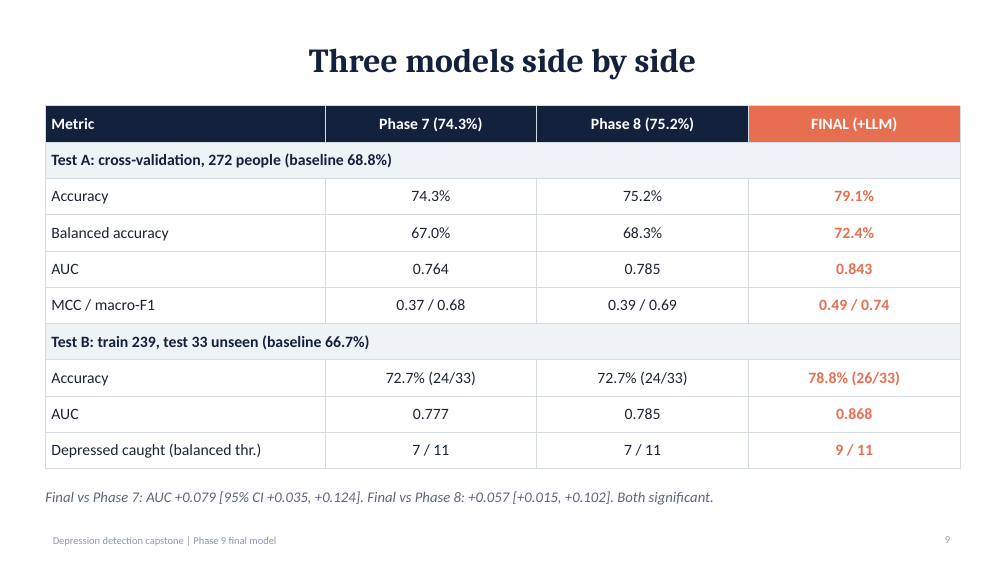
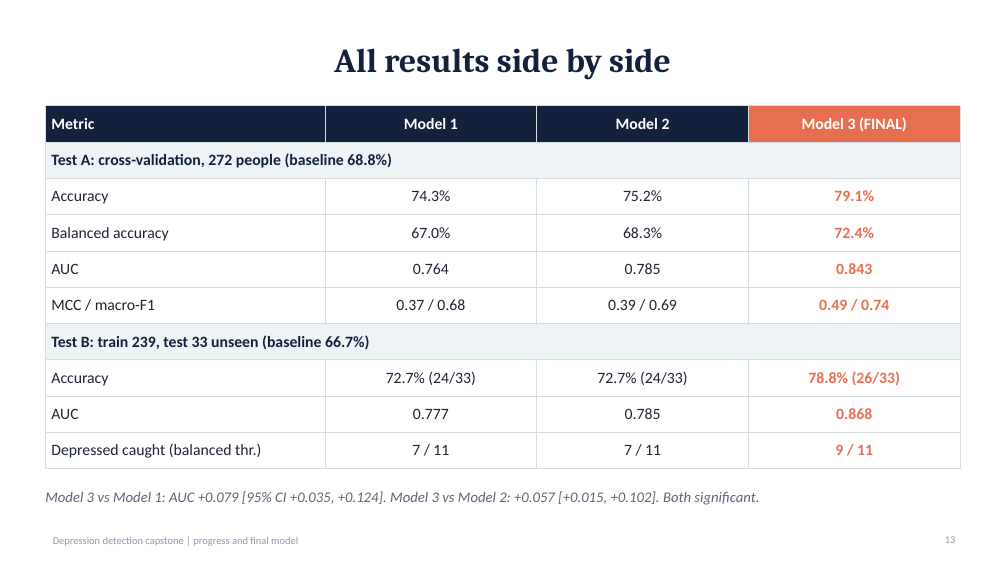
Before and after one commit to Vivan182005/depression-detection, a slide deck: slide 13 of reports/research_v2/Final_Model_Results.pptx (slide 9 before the commit). Drawn at 1008x567 pixels with LibreOffice and Linux fonts; fonts in the diff are those of the drawing. Boxes give left, top, right and bottom in pixels: in the first picture for what was removed or moved away, otherwise in the second. Text is boxed around its words. In the diff, an @@ line names an element or a change of style, - is before the commit and + after.

```diff
--- a/reports/research_v2/Final_Model_Results.pptx
+++ b/reports/research_v2/Final_Model_Results.pptx
@@ title at <box>334,48,671,80</box>: text changed @@
-Three models side by side
+All results side by side
@@ table at <box>45,106,960,462</box> @@
-row 1: Metric | Phase 7 (74.3%) | Phase 8 (75.2%) | FINAL (+LLM)
+row 1: Metric | Model 1 | Model 2 | Model 3 (FINAL)
@@ text at <box>45,491,759,505</box>: text changed @@
-Final vs Phase 7: AUC +0.079 [95% CI +0.035, +0.124]. Final vs Phase 8: +0.057 [+0.015, +0.102]. Both significant.
+Model 3 vs Model 1: AUC +0.079 [95% CI +0.035, +0.124]. Model 3 vs Model 2: +0.057 [+0.015, +0.102]. Both significant.
@@ text at <box>53,537,298,546</box>: text changed @@
-Depression detection capstone | Phase 9 final model
+Depression detection capstone | progress and final model
@@ page number at <box>945,536,956,543</box>: text changed @@
-9
+13
```
Also in this commit, not shown: 9 other slides changed, 13 slides added, 3 slides removed, 5 other files.
